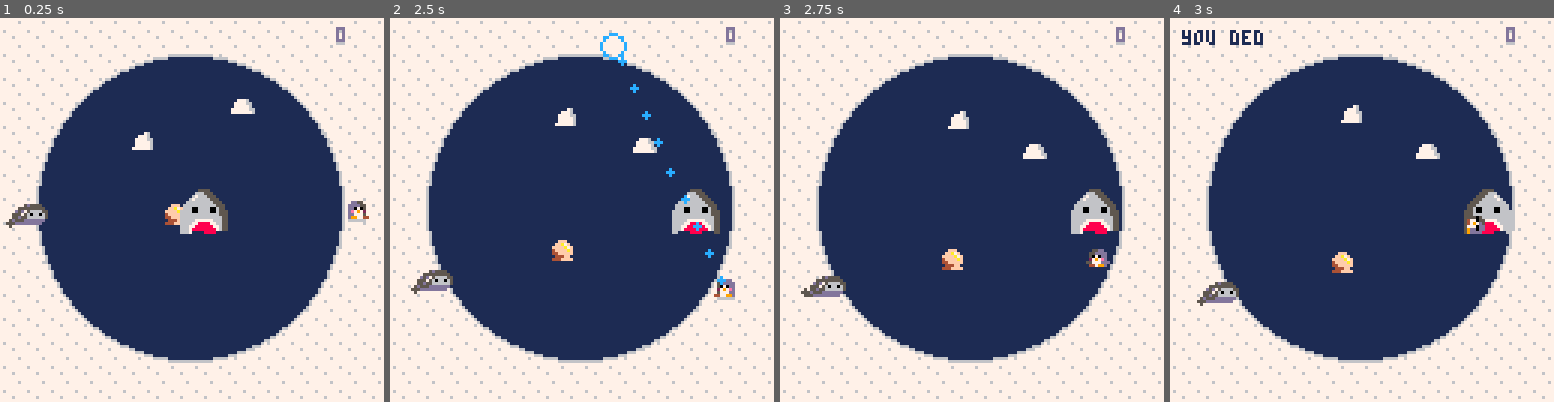
Above: before the commit, frames 1-4 (left to right).
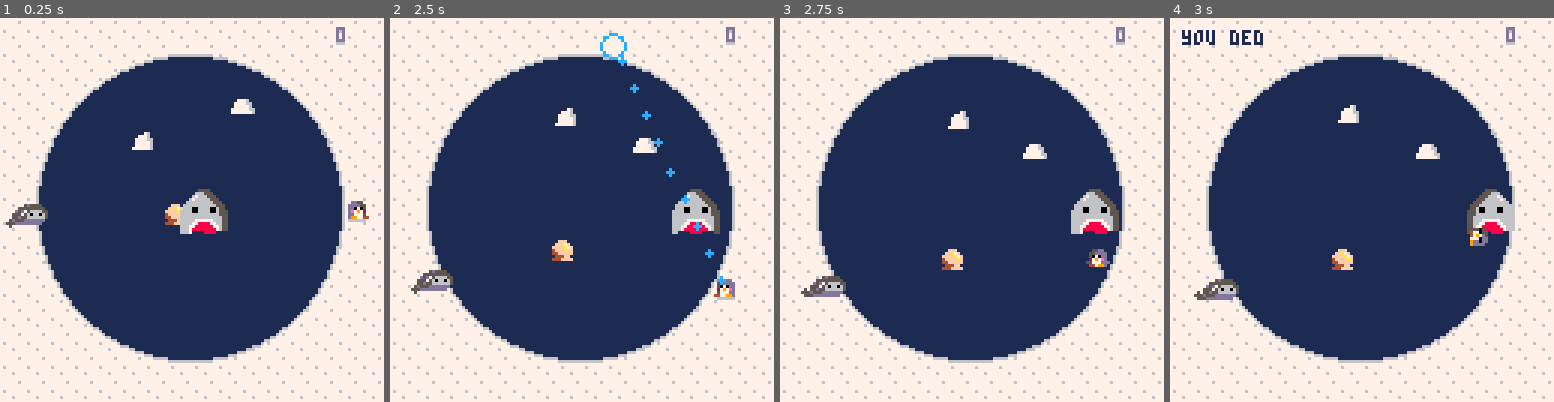
Above: after the commit, the same moments.

Repository: phwebi/loop-n-scoop
Game: PICO-8 cartridge not_frogger.p8
Two runs of this game, one before a commit and one after it. Both use one fixed random seed, a clock stepped at 60 frames per second and the inputs below.
Inputs:
- Up to frame 1 (0.25 s): no input
- Up to frame 2 (2.5 s): tap X (X key) at 0.33, 1.07, 1.85 s; tap O (Z key) at 0.7, 1.7, 2.1 s; hold Right 1.6-2.1 s; hold Up 2.15-2.42 s; hold Right from 2.47 s (still down)
- Up to frame 3 (2.75 s): keep holding Right; tap O (Z key) at 2.5 s
- Up to frame 4 (3 s): keep holding Right; tap O (Z key) at 2.9 s; tap X (X key) at 2.97 s

Frames 1-3 are identical in both runs. In frame 4, 1.4% of the frame differs, in the area x 6-90%, y 22-75%.

Commit message:
accurate pixel collision for all sizes

Diff:
--- a/not_frogger.p8
+++ b/not_frogger.p8
@@ -1,6 +1,7 @@
 pico-8 cartridge // http://www.pico-8.com
 version 18
 __lua__
+SPRITE_TRANSPARENT_COLOR = 12
 
 left = 0
 right = 1
@@ -72,7 +73,7 @@
   palt(0, false)
 
   -- don't draw light blue pixels
-  palt(12, true)
+  palt(SPRITE_TRANSPARENT_COLOR, true)
 
   p.x, p.y = ang_to_pl_coord(0)
 
@@ -461,7 +462,12 @@
 end
 
 function collide(o1, o2)
-  return collide_pixel(o1, o2, o2.x - o1.x, o2.y - o1.y)
+  local x1 = o1.x - position_offset(o1.w)
+  local y1 = o1.y - position_offset(o1.h)
+  local x2 = o2.x - position_offset(o2.w)
+  local y2 = o2.y - position_offset(o2.h)
+
+  return collide_pixel(o1, o2, x2 - x1, y2 - y1)
 end
 
 function collide_pixel(o1,o2,xoff,yoff)
@@ -470,12 +476,17 @@
 
   local a = nil
   local b = nil
-  local colcount = 0
+  local collision_count = 0
+
+  local x1_end = ((o1.w or 1) * 8) - 1
+  local y1_end = ((o1.h or 1) * 8) - 1
+  local x2_end = ((o2.w or 1) * 8) - 1
+  local y2_end = ((o2.h or 1) * 8) - 1
 
   local xstart = 0
-  local xend = 7
+  local xend = max(x1_end, x2_end)
   local ystart = 0
-  local yend = 7
+  local yend = max(y1_end, y2_end)
   local x1off = 0
   local x2off = 0
   local y1off = 0
@@ -483,35 +494,38 @@
 
   -- narrow range of collision test based on offset of two sprites
   if(xoff > 0) then
-   xend = 7-xoff
-   x1off = xoff
+    xend-=xoff
+    x1off = xoff
   elseif(xoff < 0) then
-   xend = 7+xoff
-   x2off = -xoff
+    xend+=xoff
+    x2off = -xoff
   end
   if(yoff > 0) then
-   yend = 7-yoff
-   y1off = yoff
+    yend-=yoff
+    y1off = yoff
   elseif(yoff < 0) then
-   yend = 7+yoff
-   y2off = -yoff
-  end
-
-  for x=xstart,xend do
-   for y=ystart,yend do
-    a = sget(sh1.x+x+x1off,
-     sh1.y+y+y1off)
-    b = sget(sh2.x+x+x2off,
-     sh2.y+y+y2off)
-
-    -- transparent color is 12
-    if(a!=12 and b!=12) then
-     colcount += 1
-    end
-   end
-  end
-
-  return colcount > 0
+    yend+=yoff
+    y2off = -yoff
+  end
+
+  for x = xstart, xend do
+    for y = ystart, yend do
+      local x1, y1, x2, y2 = x+x1off, y+y1off, x+x2off, y+y2off
+      local a, b = SPRITE_TRANSPARENT_COLOR, SPRITE_TRANSPARENT_COLOR
+
+      if (x1 <= x1_end) and (y2 <= y1_end) then
+        a = sget(sh1.x + x1, sh1.y + y1)
+      end
+
+      if (x2 <= x2_end) and (y2 <= y2_end) then
+        b = sget(sh2.x + x1, sh2.y + y1)
+      end
+
+      if(a != SPRITE_TRANSPARENT_COLOR and b != SPRITE_TRANSPARENT_COLOR) then collision_count += 1 end
+    end
+  end
+
+  return collision_count > 0
  end
 
  -- return object with x,y pixel coords on sprite sheet of given sprite number
